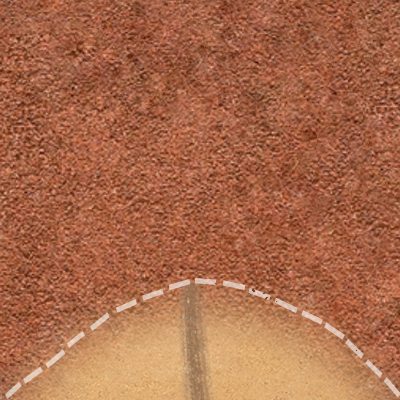
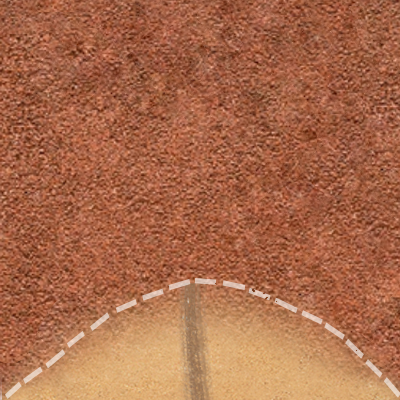
Comparing the layer stacks of the two 400x400 images. Changes:
painted on "Слой 2" over bbox(0, 354, 400, 400)
